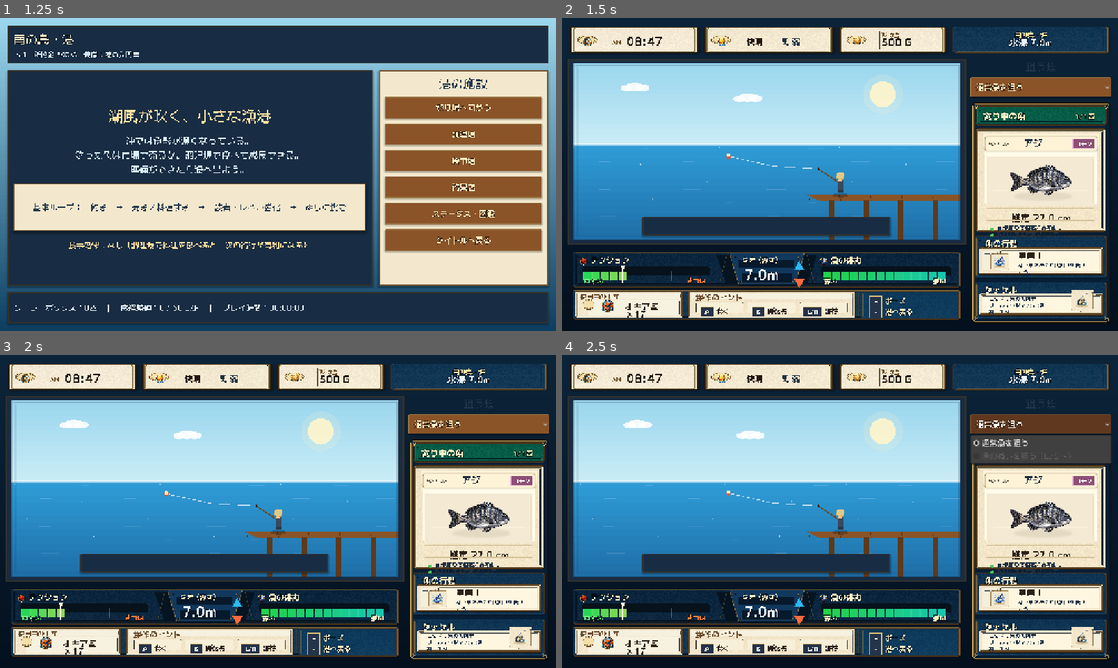
Above: before the commit, frames 1-4 (two rows, left to right).
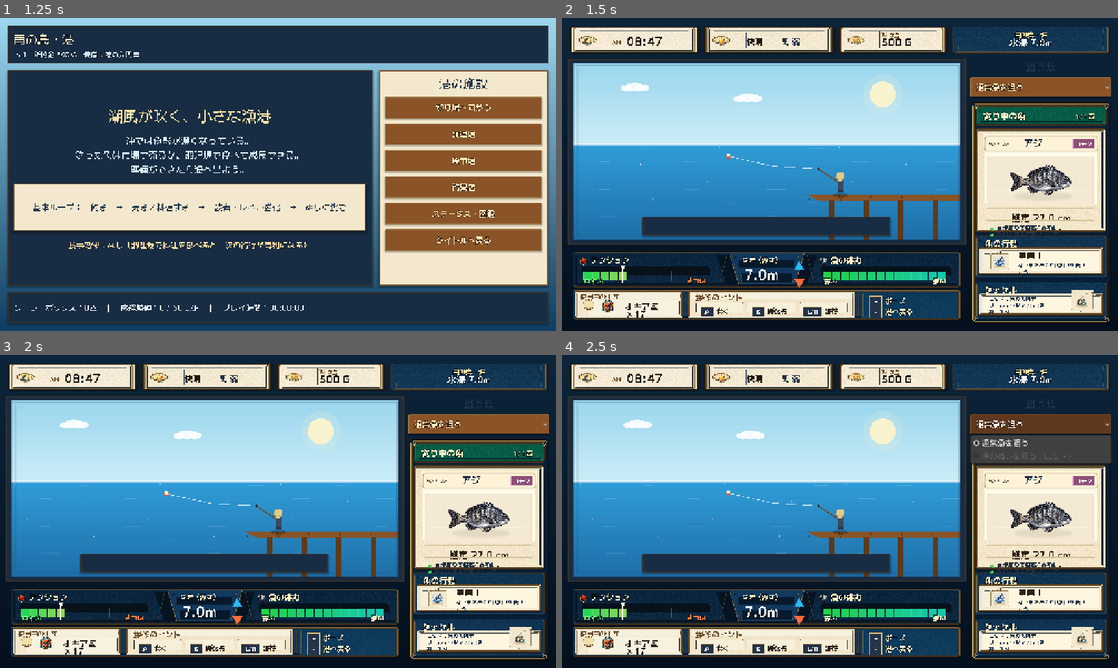
Above: after the commit, the same moments.

Repository: RYUKOU-OKUMURA/tsuri_quest_umi_mvp
Game: Godot game, scene res://scenes/main.tscn
Same seed, same stepped clock (60 frames per second), same inputs: the game is played once before the commit and once after it.
Inputs:
- Up to frame 1 (1.25 s): click "ゲームを始める" at 0.5 s
- Up to frame 2 (1.5 s): click "釣り場へ向かう" at 1.25 s
- Up to frame 3 (2 s): no input
- Up to frame 4 (2.5 s): click "通常魚を狙う" at 2 s

Frame 1 is identical in both runs. In frame 2, 0.6% of the frame differs, in the area x 2-98%, y 3-11%; in frame 3, 0.6%; in frame 4, 0.6%.

Commit message:
Refine fight top status frame

Diff:
--- a/src/ui/components/fight_status_bar.gd
+++ b/src/ui/components/fight_status_bar.gd
@@ -130,17 +130,17 @@
 func _draw_status_icon(rect: Rect2, icon_index: int) -> void:
 	if _icons == null:
 		return
-	var icon_size := clampf(rect.size.y * 0.45, 28.0, 34.0)
+	var icon_size := clampf(rect.size.y * 0.40, 24.0, 30.0)
 	var icon_rect := Rect2(
-		rect.position + Vector2(31.0, (rect.size.y - icon_size) * 0.5 + 1.0),
+		rect.position + Vector2(32.0, (rect.size.y - icon_size) * 0.5 + 1.0),
 		Vector2(icon_size, icon_size)
 	)
-	_draw_sheet_icon(icon_index, icon_rect, Color(1.0, 1.0, 1.0, 0.84))
+	_draw_sheet_icon(icon_index, icon_rect, Color(1.0, 1.0, 1.0, 0.70))
 	if icon_index == ICON_WEATHER:
 		_draw_sheet_icon(
 			ICON_WIND,
 			Rect2(icon_rect.position + Vector2(icon_size * 0.58, icon_size * 0.60), Vector2(icon_size * 0.34, icon_size * 0.34)),
-			Color.WHITE
+			Color(1.0, 1.0, 1.0, 0.82)
 		)
 
 
Binary file changed: assets/showcase/underwater/top_status_frame.png
Not shown, changed: design-qa.md
Not shown, changed: docs/11_underwater_fight_showcase.md
Not shown, changed: tools/generate_underwater_ui_frame_assets.py
